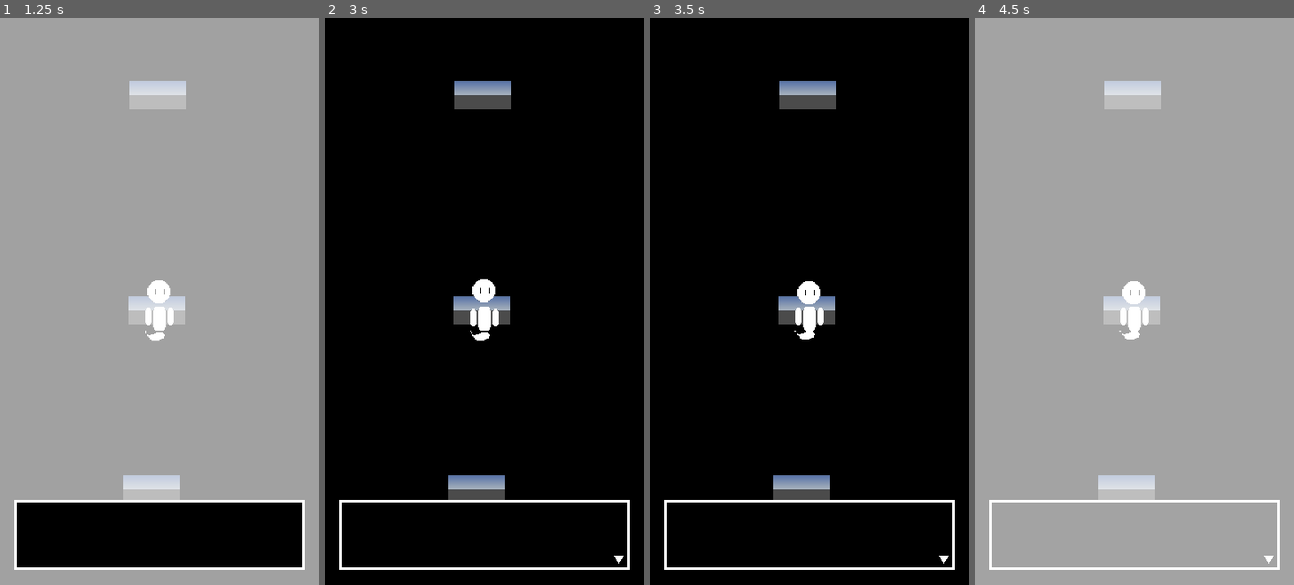
Above: before the commit, frames 1-4 (left to right).
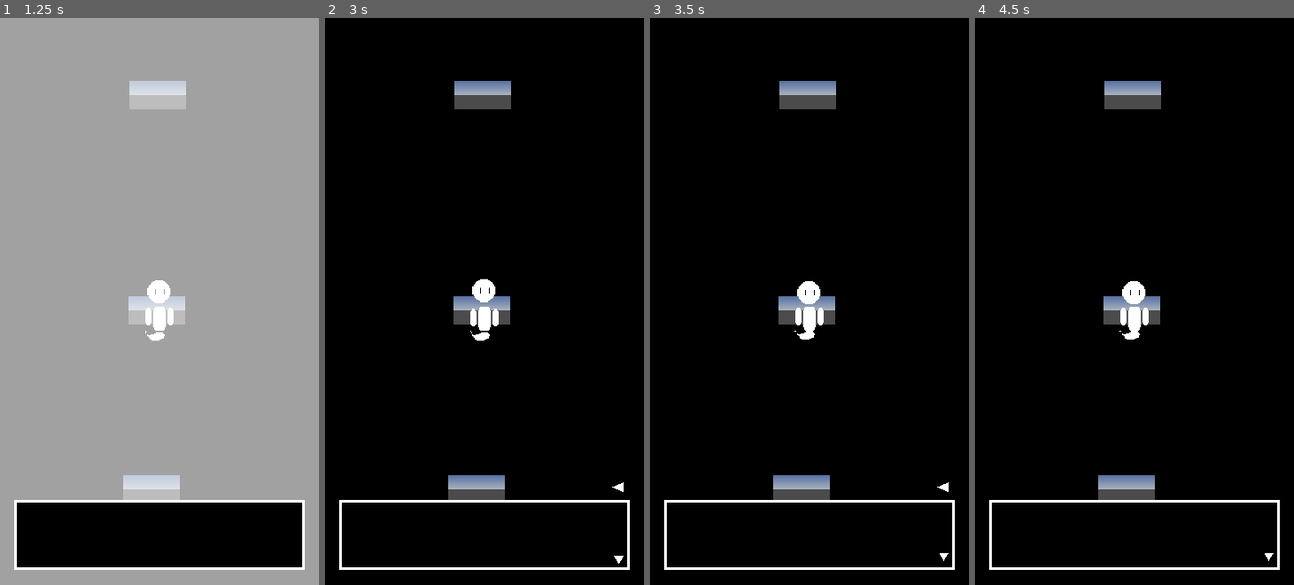
Above: after the commit, the same moments.

Repository: 2023M1T8-Inteli/grupo4
Game: Godot game, scene res://Scenes/Title Screen.tscn
The game is run twice, just before and just after one commit, with the same random seed, the same clock (stepped at 60 frames per second) and the same inputs. A sky picture missing from this copy of the repository is replaced by a grey-blue gradient.
Inputs (mouse positions are in pixels of both pictures, inside the frame that each line leads up to; where the layout moved, square brackets give the same spot in the first picture):
- Up to frame 1 (1.25 s): click "JOGAR" at 0.5 s
- Up to frame 2 (3 s): click (487, 375) [484, 301] at 1.25 s; click (487, 482) at 2 s; click (602, 488) at 2.75 s
- Up to frame 3 (3.5 s): no input
- Up to frame 4 (4.5 s): click (1268, 488) at 3.52 s; click (1198, 431) at 4.25 s

Frame 1 is identical in both runs. In frame 2, less than 0.1% of the frame differs, in the area x 90-94%, y 81-97%; in frame 3, less than 0.1%; in frame 4, 98%, in the area x 0-100%, y 0-100%.

Commit message:
Add functionality of returning dialogue on dialogue scenes and updated the version to 0.1.2

Diff:
--- a/src/godot-game/Scenes/DialogBox 1.tscn
+++ b/src/godot-game/Scenes/DialogBox 1.tscn
@@ -40,7 +40,7 @@
 "times": PoolRealArray( 0, 0.5 ),
 "transitions": PoolRealArray( 1, 1 ),
 "update": 0,
-"values": [ Vector2( 310, 65 ), Vector2( 310, 60 ) ]
+"values": [ Vector2( 310, 64 ), Vector2( 310, 59 ) ]
 }
 
 [sub_resource type="Animation" id=5]
@@ -96,6 +96,37 @@
 "transitions": PoolRealArray( 1, 1 ),
 "update": 0,
 "values": [ Color( 1, 1, 1, 0 ), Color( 1, 1, 1, 1 ) ]
+}
+
+[sub_resource type="Animation" id=7]
+length = 0.001
+tracks/0/type = "value"
+tracks/0/path = NodePath(".:position")
+tracks/0/interp = 1
+tracks/0/loop_wrap = true
+tracks/0/imported = false
+tracks/0/enabled = true
+tracks/0/keys = {
+"times": PoolRealArray( 0 ),
+"transitions": PoolRealArray( 1 ),
+"update": 0,
+"values": [ Vector2( 321, -20 ) ]
+}
+
+[sub_resource type="Animation" id=8]
+resource_name = "hover"
+loop = true
+tracks/0/type = "value"
+tracks/0/path = NodePath(".:position")
+tracks/0/interp = 1
+tracks/0/loop_wrap = true
+tracks/0/imported = false
+tracks/0/enabled = true
+tracks/0/keys = {
+"times": PoolRealArray( 0, 0.5 ),
+"transitions": PoolRealArray( 1, 1 ),
+"update": 0,
+"values": [ Vector2( 321, -20 ), Vector2( 317, -20 ) ]
 }
 
 [node name="DialogBox 1" type="CanvasLayer"]
@@ -124,12 +155,12 @@
 margin_bottom = 69.0
 custom_fonts/normal_font = SubResource( 2 )
 
-[node name="Polygon2D" type="Polygon2D" parent="TexturaCaixa"]
+[node name="FinishArrow" type="Polygon2D" parent="TexturaCaixa"]
 position = Vector2( 310, 63 )
 scale = Vector2( 0.692308, 0.692308 )
 polygon = PoolVector2Array( 0, 0, 0, 0, 8, 13, 16, 0, 7.53802, 0 )
 
-[node name="AnimationPlayer" type="AnimationPlayer" parent="TexturaCaixa/Polygon2D"]
+[node name="AnimationPlayer" type="AnimationPlayer" parent="TexturaCaixa/FinishArrow"]
 anims/RESET = SubResource( 3 )
 anims/hover = SubResource( 4 )
 
@@ -150,13 +181,29 @@
 anims/dissolve = SubResource( 6 )
 
 [node name="TextureButton" type="TextureButton" parent="TexturaCaixa"]
-margin_left = -16.0
-margin_top = -544.0
-margin_right = 344.0
-margin_bottom = 96.0
+margin_left = -14.0
+margin_top = -461.0
+margin_right = 346.0
+margin_bottom = 179.0
+mouse_filter = 1
 action_mode = 0
 
-[node name="Timer2" type="Timer" parent="TexturaCaixa"]
-wait_time = 0.02
+[node name="ReturnArrow" type="Polygon2D" parent="TexturaCaixa"]
+position = Vector2( 321, -20 )
+rotation = 1.5708
+scale = Vector2( 0.7, 1 )
+polygon = PoolVector2Array( 0, 0, 0, 0, 8, 13, 16, 0, 7.53802, 0 )
+
+[node name="ReturnButton" type="TextureButton" parent="TexturaCaixa/ReturnArrow"]
+margin_left = -22.0
+margin_top = -16.0
+margin_right = 36.0
+margin_bottom = 28.0
+
+[node name="AnimationPlayer" type="AnimationPlayer" parent="TexturaCaixa/ReturnArrow"]
+method_call_mode = 1
+anims/RESET = SubResource( 7 )
+anims/hover = SubResource( 8 )
 
 [connection signal="pressed" from="TexturaCaixa/TextureButton" to="TexturaCaixa" method="_on_TextureButton_pressed"]
+[connection signal="pressed" from="TexturaCaixa/ReturnArrow/ReturnButton" to="TexturaCaixa" method="_on_ReturnButton_pressed"]
--- a/src/godot-game/Scripts/Textura Caixa.gd
+++ b/src/godot-game/Scripts/Textura Caixa.gd
@@ -18,6 +18,10 @@
 var phraseNum = 0
 
 func _ready():
+	$FinishArrow/AnimationPlayer.play("hover")
+#	$ReturnArrow/AnimationPlayer.play("hover")
+	$ReturnArrow/ReturnButton.mouse_filter = Control.MOUSE_FILTER_IGNORE
+
 	# Define o tempo de espera do Timer
 	$Timer.wait_time = textSpeed
 
@@ -31,8 +35,13 @@
 	nextPhrase()
 
 func _process(_delta):
-	# Torna o Polygon2D visível quando o diálogo termina
-	$Polygon2D.visible = finished
+	# Torna as setinhas visíveis quando o diálogo termina e ativa o botao de retorno de dialogo
+	$FinishArrow.visible = finished
+	if phraseNum > 1:
+		$ReturnArrow.visible = finished
+	else:
+		$ReturnArrow.visible = false
+	$ReturnArrow/ReturnButton.mouse_filter = Control.MOUSE_FILTER_STOP
 
 	# Verifica se o botão de interação foi pressionado
 	if Input.is_action_just_pressed("interact"):
@@ -119,3 +128,11 @@
 	# Verifica se o diálogo foi finalizado e emite o sinal de "finish"
 	if phraseNum == len(dialog) and finished == true:
 		emit_signal("finish")
+
+
+func _on_ReturnButton_pressed():
+	if finished:
+		finished = false
+		if phraseNum > 1:
+			phraseNum -= 2
+		nextPhrase()
Not shown: 1 places in src/godot-game/Scenes/DialogBox 1.tscn that only renumber resources
